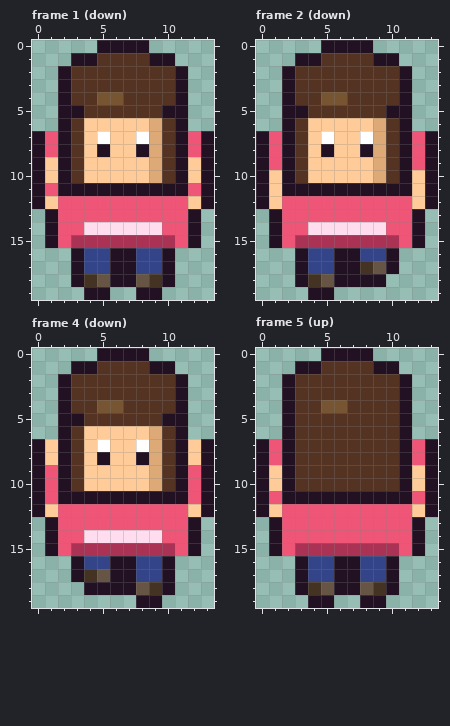
Pixel-art file, stored at games/picomon/art/hero.aseprite. The picture above is the old version.
14x20 pixels, 12 frames. Shown: frame 1 (down), frame 2 (down), frame 4 (down), frame 5 (up). The commit also changed other frames, which this record leaves out.
And afterwards:
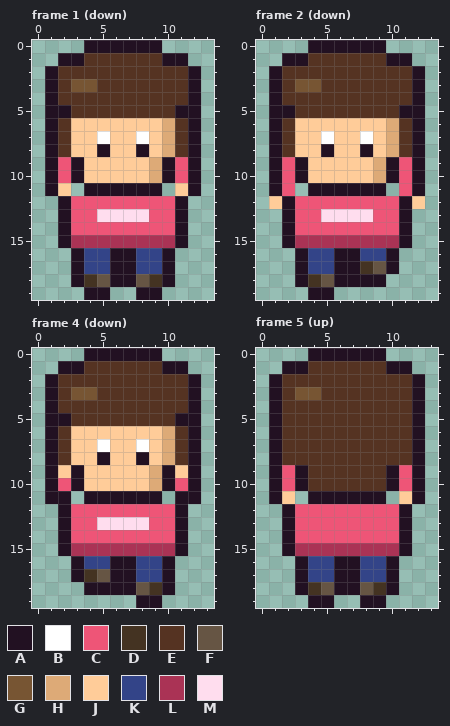
Palette (. is transparent): A #221122  B #ffffff  C #ee5577  D #443322  E #553322  F #665544  G #775533  H #ddaa77  J #ffcc99  K #334488  L #aa3355  M #ffddee
The exact change:
Changed rows in their new state; - is an unchanged pixel.
Frame 1 (down), layers "outline", "shade", "fill":
first column x 0:
 0 ----A----A----
 1 --A-E----E-A--
 2 -AE--------EA-
 3 -AEGG------EA-
 4 -AE--EE----EA-
 5 -A-E------E-A-
 6 -AEJ-----JHEA-
 7 .AEJ-----JHEA.
 8 .AEJ-----JHEA.
 9 .ACA------ACA.
10 .ACA------ACA.
11 .AJ.------.JA.
12 ..A--------A..
13 -.A--MMMM--A.-
14 -.A-CCCCCC-A.-
15 -.A--------A.-
Frame 2 (down), layers "outline", "shade", "fill":
first column x 0:
 0 ----A----A----
 1 --A-E----E-A--
 2 -AE--------EA-
 3 -AEGG------EA-
 4 -AE--EE----EA-
 5 -A-E------E-A-
 6 -AEJ-----JHEA-
 7 .AEJ-----JHEA.
 8 .AEJ-----JHEA.
 9 .ACA------ACA.
10 .ACA------ACA.
11 .AC.------.CA.
12 .-A--------A-.
13 -.A--MMMM--A.-
14 -.A-CCCCCC-A.-
15 -.A--------A.-
Frame 4 (down), layers "outline", "shade", "fill":
first column x 0:
 0 ----A----A----
 1 --A-E----E-A--
 2 -AE--------EA-
 3 -AEGG------EA-
 4 -AE--EE----EA-
 5 -A-E------E-A-
 6 -AEJ-----JHEA-
 7 .AEJ-----JHEA.
 8 .AEJ-----JHEA.
 9 .AJA------AJA.
10 .ACA------ACA.
11 .A-.------.-A.
12 ..A--------A..
13 -.A--MMMM--A.-
14 -.A-CCCCCC-A.-
15 -.A--------A.-
Frame 5 (up), layers "outline", "shade", "fill":
first column x 0:
 0 ----A----A----
 1 --A-E----E-A--
 2 -AE--------EA-
 3 -AEGG------EA-
 4 -AE--EE----EA-
 5 -AE--------EA-
 6 -AE--------EA-
 7 .AE--------EA.
 8 .AE--------EA.
 9 .ACA------ACA.
10 .ACA------ACA.
11 .AJ.------.JA.
12 ..A--------A..
13 -.A--------A.-
14 -.A--------A.-
15 -.A--------A.-
Boxes around the changes in both pictures, in picture pixels (x1, y1, x2, y2):
changed: (32, 40, 214, 248)
changed: (256, 40, 438, 248)
changed: (32, 348, 214, 556)
changed: (256, 348, 438, 556)
